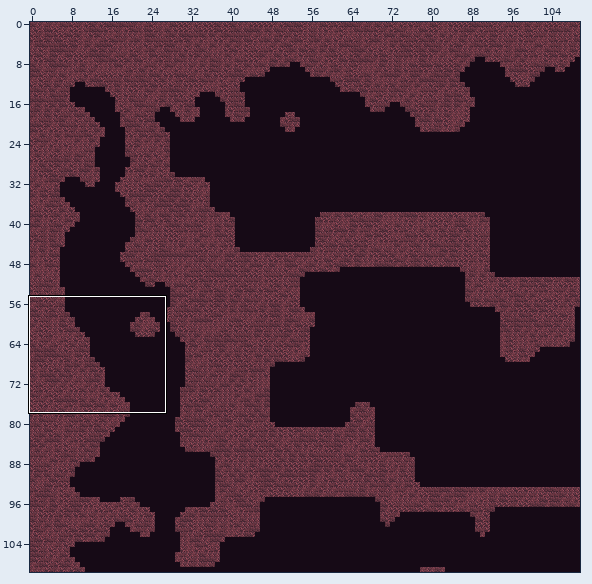
Two states of a Tiled map, android/assets/maps/level1.tmx. Above: a wide view before the commit, with the close-up outlined.
Close-up. Before the commit:
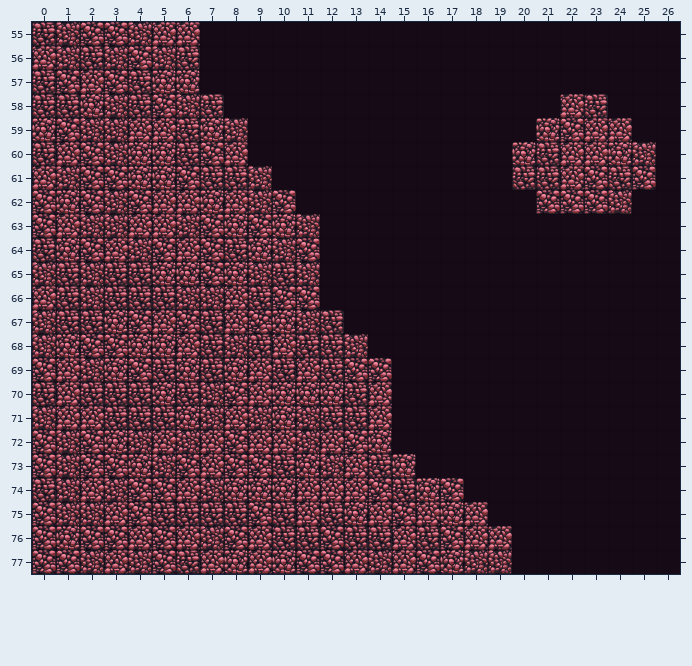
Cells are 64x64 px. Shown: x 0..26, y 55..77. The commit also changed other parts of the map, which this record leaves out.
New version:
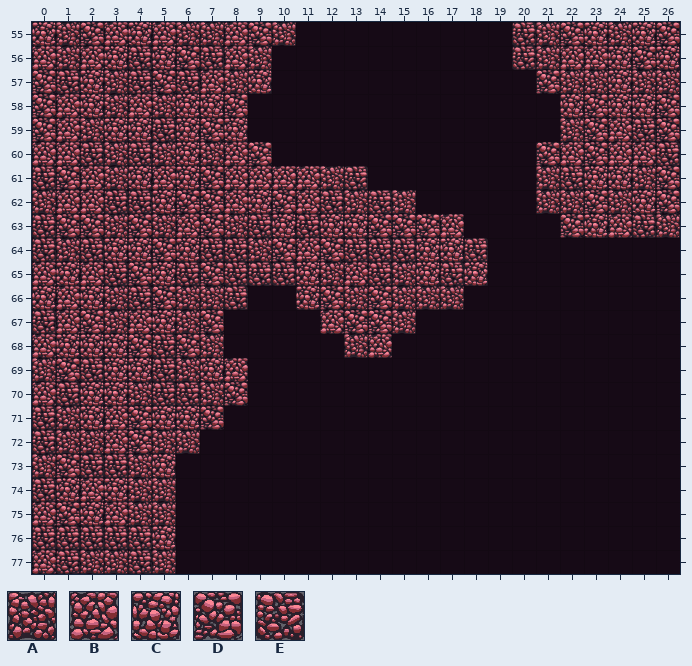
Key: from "tileMapGutter": A 5, B 6, C 7, D 8, E 9.
_ is an empty cell.
Tiles replaced or removed in this view: A, B, C, D, E.
Diff:
Changed rows in their new state; . is an unchanged cell.
Layer "terrain":
first column x 0:
55 C..BC.AABDA.........EADCACD
56 ..BCECDEBA..........EABBCDC
57 DECA.DEBAC...........DAACAA
58 DB..BACCD.............CDCCD
59 DB.CCECDC............_AD.ED
60 B.E.EACA.D.........._D.DBBE
61 EDBA.BCDBBBBAE......_AECCAD
62 ABBEECDD.C.BEAEA.....AA..CD
63 EDD.DAB.AE.ECCDDDB....DCBEA
64 .AECC.CE.ADBDEEECCE........
65 BCB.D.E.EE.CABEACEC........
66 CBCA.D..E__CDADAAA.........
67 EBDABCAD____BDDA...........
68 B.CCDEDA_____.B............
69 ADE.C.ACB______............
70 BECCAE...______............
71 EACBDC.D_______............
72 E.ABDA.________............
73 ADEEAC__________...........
74 .C.CAA____________.........
75 BDC.AA_____________........
76 EEEEEC______________.......
77 BE.AEA______________.......
